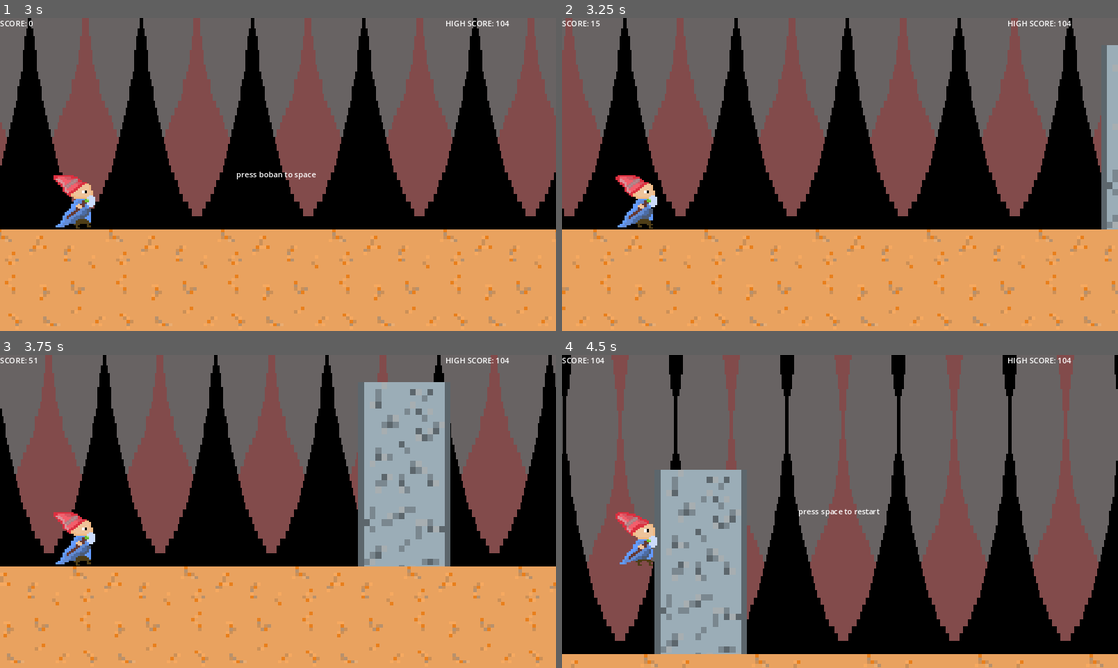
Above: before the commit, frames 1-4 (two rows, left to right).
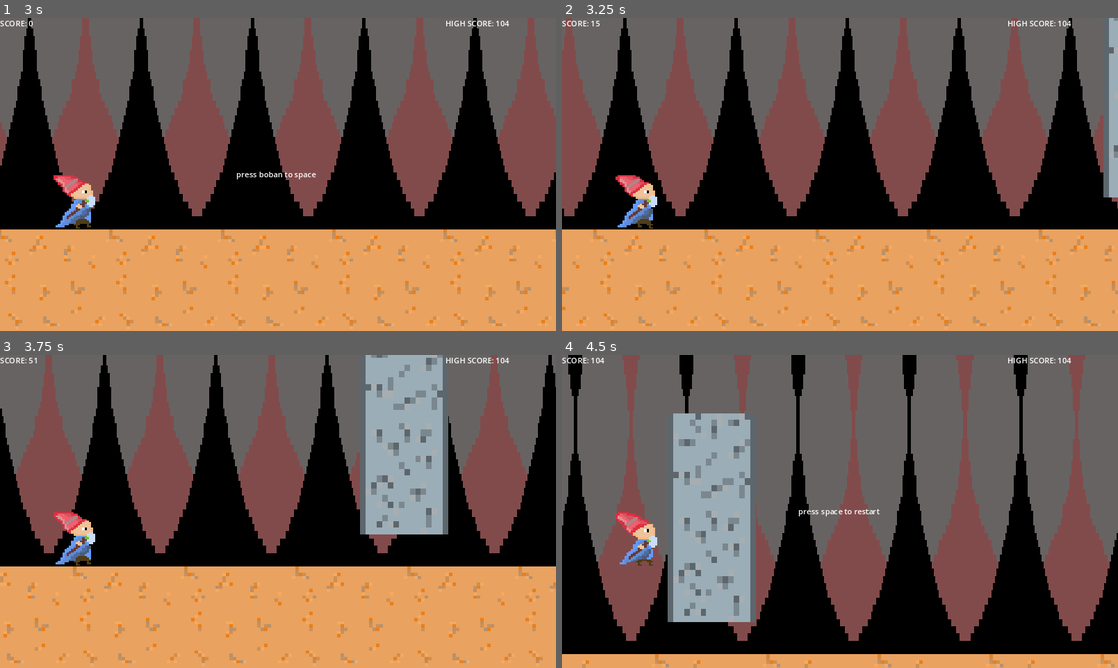
Above: after the commit, the same moments.

Repository: lessy2014/LDJ-summon-runner
Game: Godot game, scene res://Scenes/main.tscn
Two runs of this game, one before a commit and one after it. Both use one fixed random seed, a clock stepped at 60 frames per second and the inputs below.
Inputs:
- Up to frame 1 (3 s): tap Enter (ui_accept) at 0.5, 0.77, 1.52 s; hold Right (ui_right) 0.53-2.03 s; tap Space at 2 s; hold Left (ui_left) 2.03-2.78 s; hold Right (ui_right) from 2.78 s (still down)
- Up to frame 2 (3.25 s): keep holding Right (ui_right); tap Enter (ui_accept) at 3.02 s
- Up to frame 3 (3.75 s): keep holding Right (ui_right)
- Up to frame 4 (4.5 s): tap Enter (ui_accept) at 3.77 s; release Right (ui_right) at 4.28 s; hold Left (ui_left) from 4.28 s (still down)

Frame 1 is identical in both runs. In frame 2, 0.8% of the frame differs, in the area x 97-100%, y 0-68%; in frame 3, 5.2%; in frame 4, 30%, in the area x 0-100%, y 0-100%.

Commit message:
Переработал рандом

Diff:
--- a/Scripts/main.gd
+++ b/Scripts/main.gd
@@ -21,6 +21,7 @@
 var hud
 var main_text
 var last_obstacle
+var last_obstacle_type
 var chechik
 var music
 
@@ -76,6 +77,9 @@
 func generate_obs():
 	if obstacles.is_empty() or last_obstacle.position.x < chechik.position.x + randi_range(-700, -500):
 		var obstacle_type = obstacle_types[randi_range(0, obstacle_types.size() - 1)]
+		while(last_obstacle_type == obstacle_type):
+			obstacle_type = obstacle_types[randi_range(0, obstacle_types.size() - 1)]
+		last_obstacle_type = obstacle_type
 		var obstacle = obstacle_type.instantiate()
 		if (obstacle_type == rhino_wall):
 			obstacle.body_entered.connect(hit_rhino)
